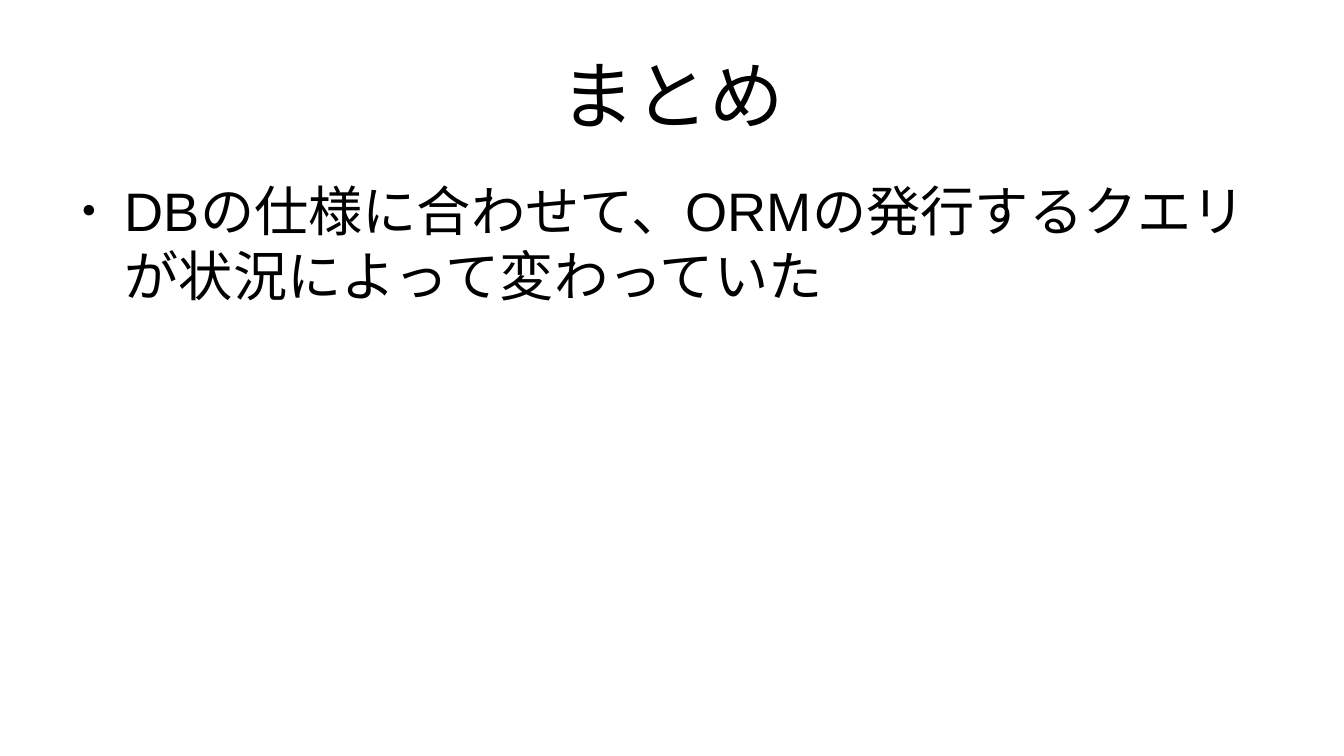
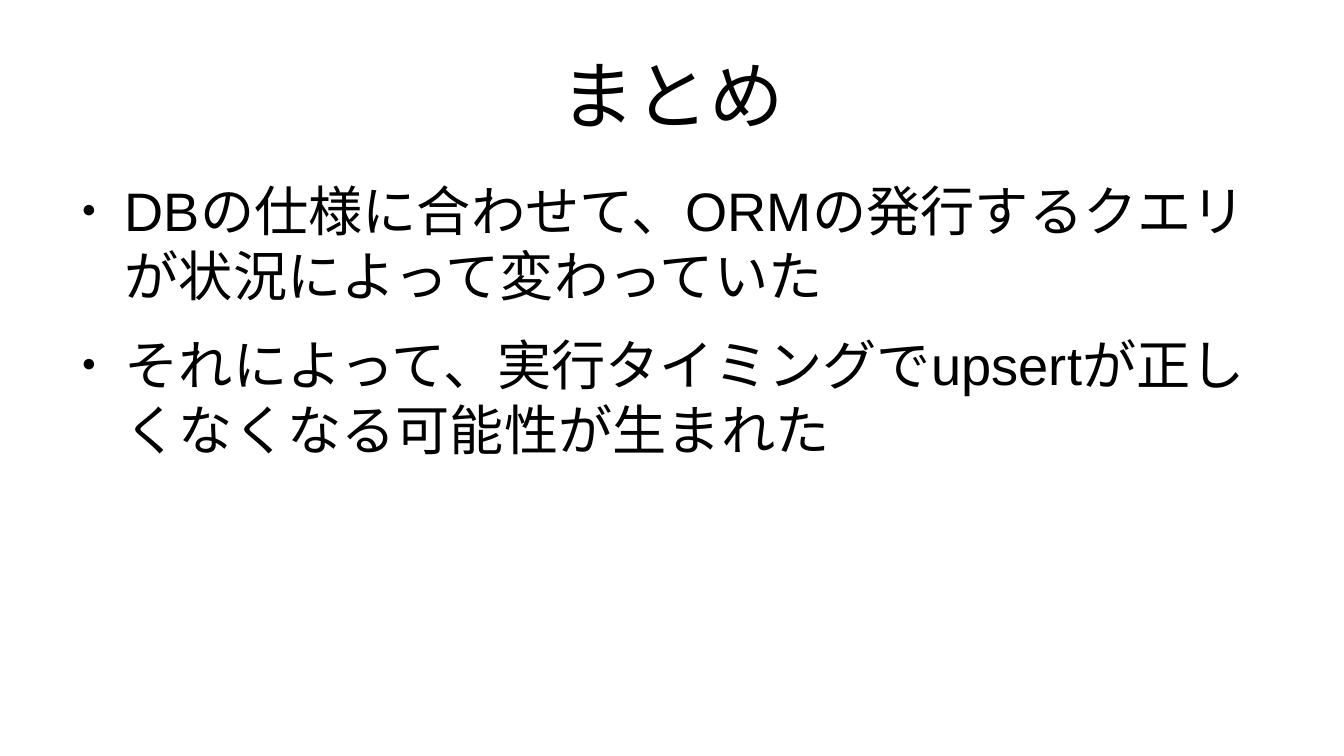
Before and after one commit to kijimad/roam, a slide deck: slide 19 of pdfs/20260616_upsert.odp. Drawn at 1344x756 pixels with LibreOffice and Linux fonts; fonts in the diff are those of the drawing. Boxes give left, top, right and bottom in pixels: in the first picture for what was removed or moved away, otherwise in the second. Text is boxed around its words. In the diff, an @@ line names an element or a change of style, - is before the commit and + after.

```diff
--- a/pdfs/20260616_upsert.odp
+++ b/pdfs/20260616_upsert.odp
@@ text at [125, 339, 1245, 397]: paragraph added @@
+● それによって、実行タイミングでupsertが正しくなくなる可能性が生まれた
```
Also in this commit, not shown: 2 other slides changed, 5 other files.
